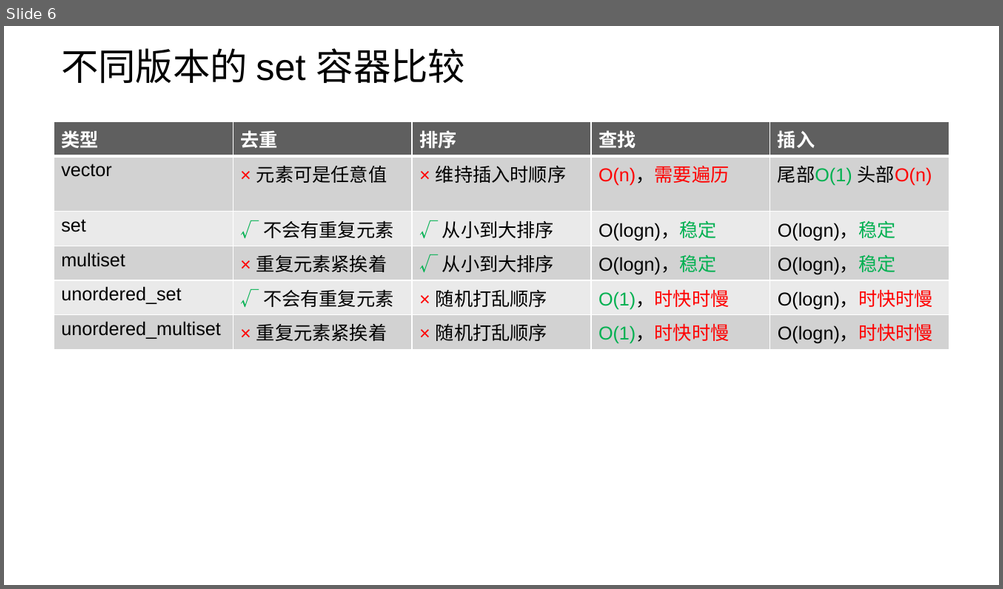
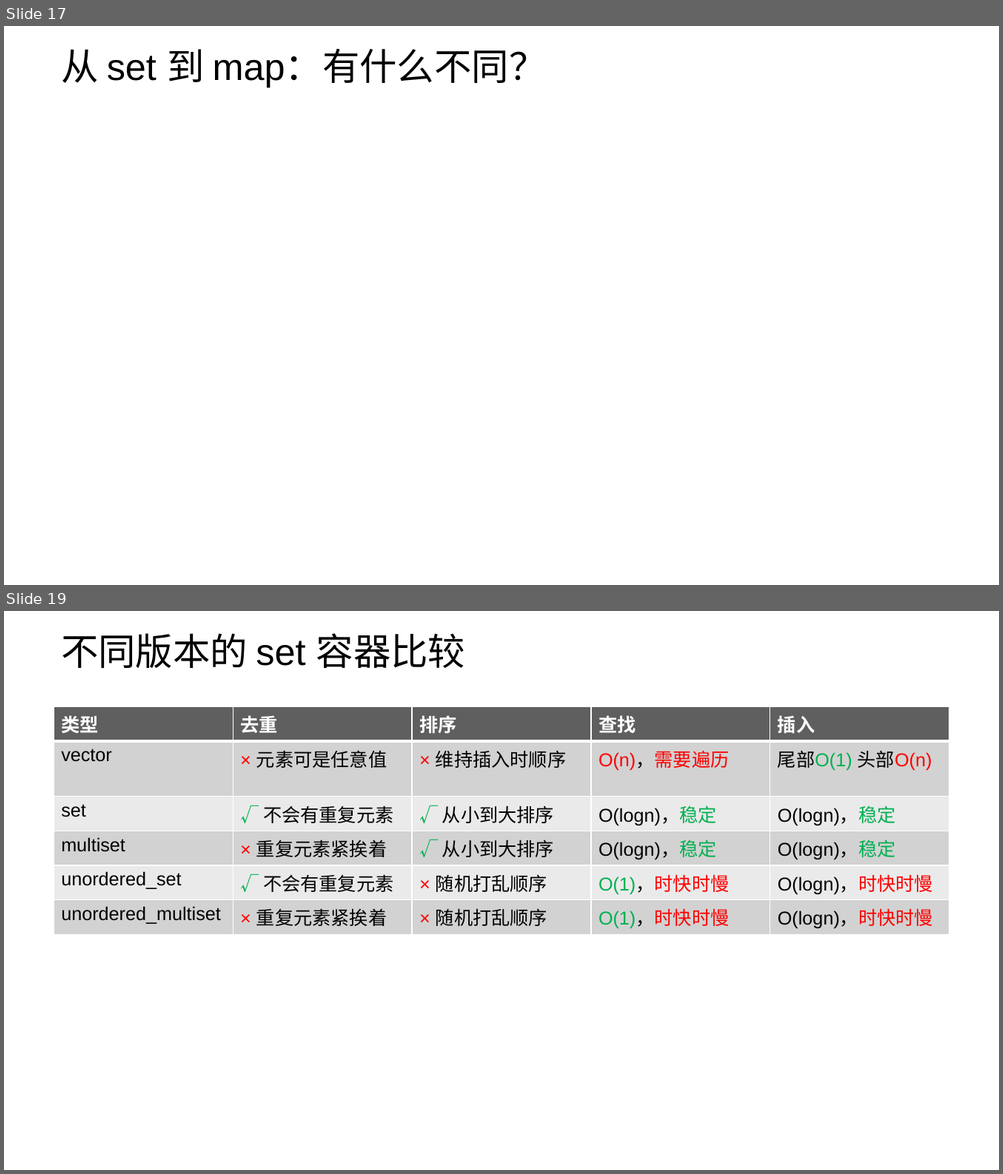
Before and after one commit to parallel101/course, a slide deck: 14/slides.pptx. Shown one above the other, each under a label of ours: slide 6 before the commit, slides 17 and 19 after it; the slides between them are not shown. The pictures are 1003x589 and 1003x1174 pixels, drawn with LibreOffice and Linux fonts; fonts in the diff are those of the drawing; background and template pictures are left out. Boxes give left, top, right and bottom in pixels: in the first picture for what was removed or moved away, otherwise in the second. Text is boxed around its words. In the diff, an @@ line names an element or a change of style, - is before the commit and + after.

```diff
--- a/14/slides.pptx
+++ b/14/slides.pptx
@@ slide 17 added at (4, 26, 999, 585), background picture (left out) @@
@@ title added at (61, 49, 546, 87), 36 pt, text #000000 @@
+从 set 到 map：有什么不同？
@@ what was slide 6 is now slide 19 @@
```
Also in this commit, not shown: 2 slides changed, 12 other slides added, 17 other files.
